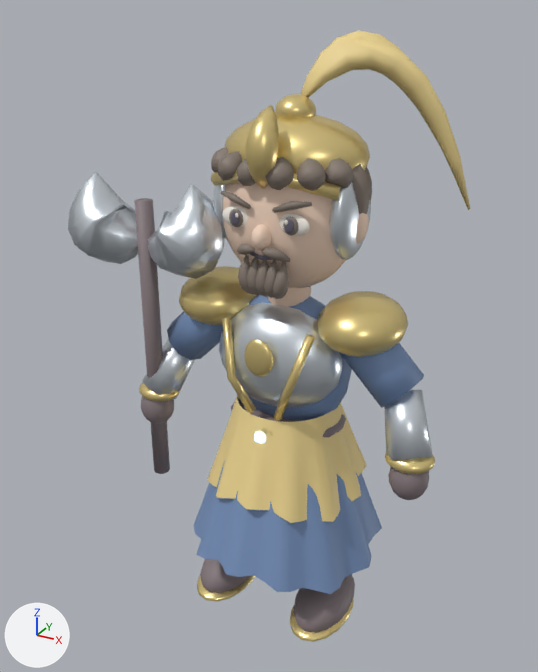
What one commit did to the glTF model samkok/web/models/25-e1.glb.
Both versions are drawn from a 50 mm camera at (1.73, -3.37, 3.43) aimed at (-0.15, 0.05, 1.73). Every picture has the same lights, and +X, +Y and +Z are marked at lower left. The first picture is the older version.

Objects in the first picture: '25_T1_Mountain Guardian_Mesh'.
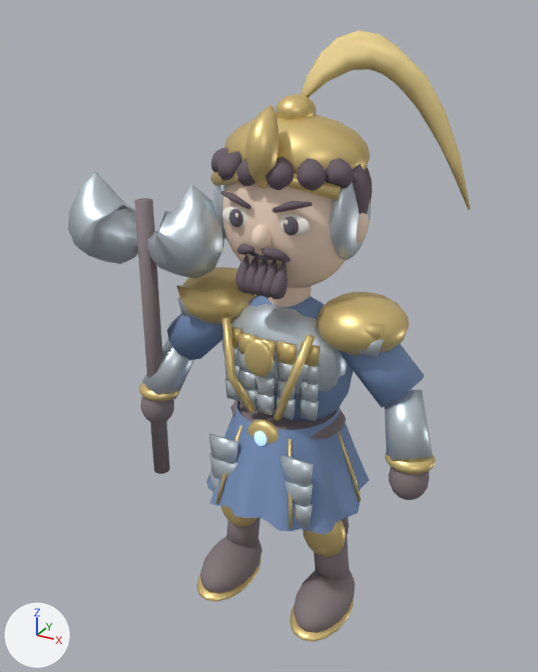
Pixel boxes [x1, y1, x2, y2] of what changed, in the pictures (538 x 672 px; the box of a moved part takes in the faces that stretch with it):
part 1 of me_25_t1_mountain_guardian_mesh, moved or reshaped
    before: [219, 302, 343, 408]
    after: [222, 304, 347, 394]
part 2 of me_25_t1_mountain_guardian_mesh, moved or reshaped
    before: [179, 255, 408, 594]
    after: [177, 255, 409, 535]
part 3 of me_25_t1_mountain_guardian_mesh, recoloured
    both: [211, 147, 372, 299]

The change, as a diff of the scene's bpy script:
```diff
--- a/samkok/web/models/25-e1.glb.py
+++ b/samkok/web/models/25-e1.glb.py
@@ mat_hair_251b22 @@
+mat_hair_251b22 = principled_material('Hair 251b22')
+mat_hair_251b22.base_color = (0.145, 0.106, 0.133)  # dark grey #6a5c66
+mat_hair_251b22.roughness = 0.72
@@ me_25_t1_mountain_guardian_mesh @@
 # used by ob_25_t1_mountain_guardian_mesh; location = (0.0, 0.0, 0.0)
-me_25_t1_mountain_guardian_mesh.from_pydata(...)  # 9438 vertices, 17268 faces; spans x -1.3..0.92, y -0.58..0.58, z 0.02..3.34
+me_25_t1_mountain_guardian_mesh.from_pydata(...)  # 9116 vertices, 16664 faces; spans x -1.3..0.92, y -0.49..0.49, z 0.02..3.34
+# me_25_t1_mountain_guardian_mesh part 1: the loose piece of 176 vertices spanning x -0.37..0.37, y -0.32..0.12, z 1.4..2.0 is scaled about its middle by (1.03, 0.909, 1), then moved by (0.0, 0.04, 0.0)
+# me_25_t1_mountain_guardian_mesh part 2: 726 vertices moved from x -0.66..0.66, y -0.58..0.58, z 0.44..2.27 to x -0.67..0.67, y -0.49..0.49, z 0.77..2.27; 311 vertices removed from x -0.48..0.48, y -0.48..0.48, z 0.83..2.17; 341 vertices added at x -0.61..0.61, y -0.38..-0.16, z 0.81..2.18
+# me_25_t1_mountain_guardian_mesh part 3: 2676 faces spanning x -0.43..0.43, y -0.35..0.33, z 2.11..2.8 switch from mat_hair_3b3028 (brown #84786e) to mat_hair_251b22 (dark grey #6a5c66)
+# other edits to the shape of me_25_t1_mountain_guardian_mesh do not show in these pictures
 me_25_t1_mountain_guardian_mesh.materials.append(mat_silk_314b82)
-me_25_t1_mountain_guardian_mesh.materials.append(mat_accent_dfb04b)  # yellow #f0d894
 me_25_t1_mountain_guardian_mesh.materials.append(mat_antique_gold)
```
